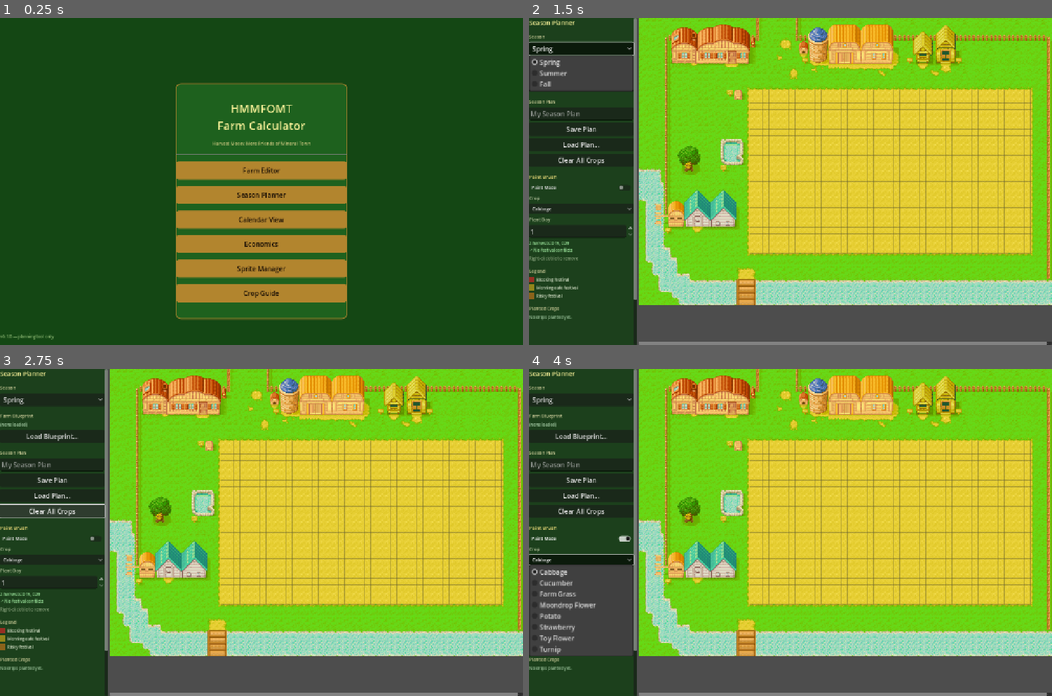
Above: before the commit, frames 1-4 (two rows, left to right).
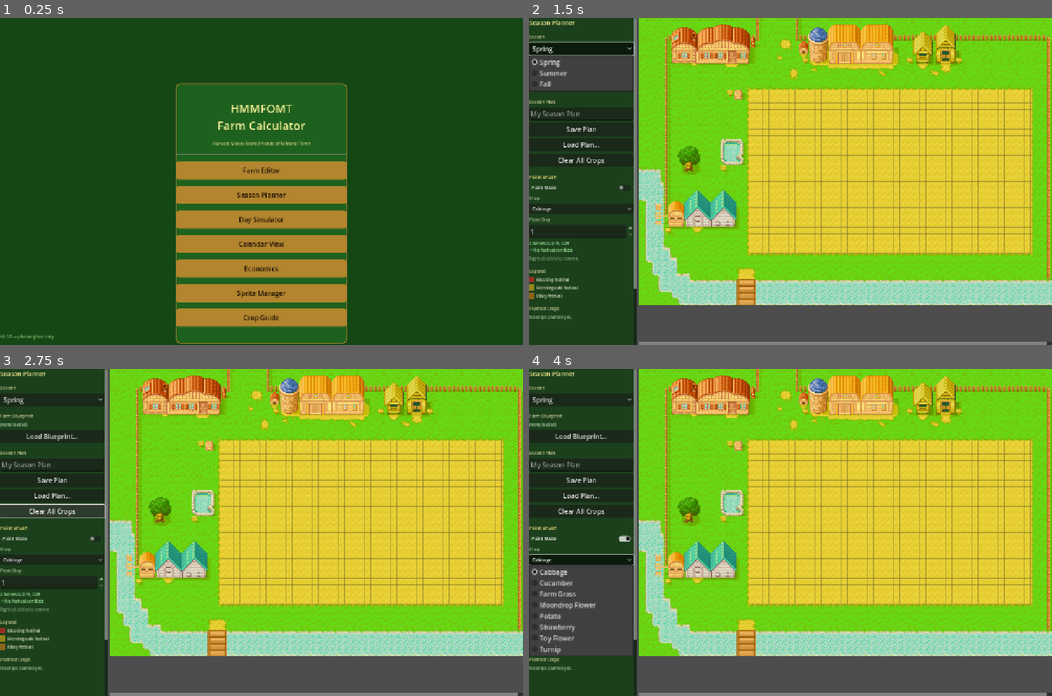
Above: after the commit, the same moments.

Repository: Atledbet11/hmmfomt-calculator
Game: Godot game, scene res://scenes/main_menu.tscn
The game is run twice, just before and just after one commit, with the same random seed, the same clock (stepped at 60 frames per second) and the same inputs.
Inputs:
- Up to frame 1 (0.25 s): no input
- Up to frame 2 (1.5 s): click "Season Planner" at 0.5 s; click "Spring" at 1.25 s
- Up to frame 3 (2.75 s): click "Clear All Crops" at 2 s
- Up to frame 4 (4 s): click "Paint Mode" at 2.75 s; click "Cabbage" at 3.5 s

The runs differ from the first frame. In frame 1, 3.9% of the frame differs, in the area x 33-67%, y 60-100%; in frame 2, less than 0.1%; in frame 3, less than 0.1%; in frame 4, less than 0.1%.

Commit message:
Add Day Simulator — phase 1 & 2 of calendar simulator
- calculator.gd: add get_crop_stage(crop_id, plant_day, current_day) -> int
  Computes the growth stage of any tile on any day, handling initial
  growth, regrow cycles, and non-regrow replant cycles. Adds private
  _stage_from_elapsed() helper.

- day_simulator.gd + scene: new Day Simulator screen
  - Prev/Next day buttons and ▶ Play mode with 4 speed settings
  - Farm map overlay: each planted tile colored by growth stage
    (dark = seeds, brightening to full color = ripe, gold border when ready)
  - Left sidebar shows today's tasks: harvests (by crop), replants,
    tiles to water (grouped by crop name)
  - Tomorrow preview: harvest count, replant count, water count, festivals
  - Season stats: gold earned today, spent today, cumulative gross/net
  - Play resets to day 1 automatically if already at day 30

- main_menu.gd: add Day Simulator button
- season_planner.gd: add Day Simulator → button to sidebar

Phase 3 (real crop sprites) and phase 4 (play-mode polish) deferred.

Co-Authored-By: Claude Sonnet 4.6 <noreply@anthropic.com>

Diff:
--- a/core/calculator.gd
+++ b/core/calculator.gd
@@ -95,6 +95,55 @@
 		if get_harvest_count(crop_id, day) >= max_count:
 			return day
 	return 1
+
+
+# Returns which growth stage (0 = seeds, last = ripe) a crop is in on current_day.
+# Returns -1 if the crop hasn't been planted yet or is finished for the season.
+func get_crop_stage(crop_id: String, plant_day: int, current_day: int) -> int:
+	var crop: Dictionary = CropsData.get_crop(crop_id)
+	if crop.is_empty() or current_day < plant_day:
+		return -1
+
+	var stage_days: Array  = crop.get("stage_days",    []) as Array
+	var first_harvest: int = int(crop.get("first_harvest", 0))
+	var regrow_days: int   = int(crop.get("regrow_days",   0))
+	var ripe_stage: int    = stage_days.size()  # index of the "ripe" state
+	var elapsed: int       = current_day - plant_day
+
+	# Harvest day → always show ripe regardless of cycle arithmetic
+	if current_day in get_harvest_days(crop_id, plant_day):
+		return ripe_stage
+
+	if regrow_days > 0:
+		# Regrow crop: grows, harvests, then cycles back through a portion of stages
+		if elapsed < first_harvest:
+			return _stage_from_elapsed(elapsed, stage_days)
+		else:
+			var cycle_pos: int   = (elapsed - first_harvest) % regrow_days
+			var regrow_start: int = first_harvest - regrow_days
+			return _stage_from_elapsed(regrow_start + cycle_pos, stage_days)
+	else:
+		# Non-regrow (replant) crop
+		var harvest_days: Array = get_harvest_days(crop_id, plant_day)
+		if harvest_days.is_empty():
+			# Planted too late to ever harvest — show growing up to ripe-1
+			return _stage_from_elapsed(min(elapsed, first_harvest - 1), stage_days)
+		var last_harvest: int = int(harvest_days[harvest_days.size() - 1])
+		if current_day > last_harvest:
+			return -1  # done for the season
+		var cycle_pos: int = elapsed % first_harvest
+		return _stage_from_elapsed(cycle_pos, stage_days)
+
+
+# Maps elapsed days since planting to a stage index using the stage_days array.
+func _stage_from_elapsed(elapsed: int, stage_days: Array) -> int:
+	var cumulative: int = 0
+	for i in range(stage_days.size()):
+		var d: int = int(stage_days[i])
+		if elapsed < cumulative + d:
+			return i
+		cumulative += d
+	return stage_days.size()  # at or past ripe
 
 
 # Given a full season plan (array of {crop_id, plant_day, tile}),
--- /dev/null
+++ b/scenes/day_simulator.tscn
@@ -0,0 +1,10 @@
+[gd_scene load_steps=2 format=3]
+
+[ext_resource type="Script" path="res://scripts/day_simulator.gd" id="1"]
+
+[node name="DaySimulator" type="Control"]
+anchor_right = 1.0
+anchor_bottom = 1.0
+grow_horizontal = 2
+grow_vertical = 2
+script = ExtResource("1")
--- /dev/null
+++ b/scripts/day_simulator.gd
@@ -0,0 +1,524 @@
+# scripts/day_simulator.gd
+# Day-by-day season simulator — step through days, see crop states on the map,
+# review today's tasks and tomorrow's preview, and watch the season play out.
+extends Control
+
+# ── Constants ──────────────────────────────────────────────────────────────────
+const FIELD_OFFSET : Vector2 = Vector2(272.0, 176.0)
+const TILE_SIZE    : int     = 16
+const FIELD_COLS   : int     = 43
+const FIELD_ROWS   : int     = 25
+
+const COL_BG           := Color(0.06, 0.18, 0.06)
+const COL_PANEL        := Color(0.10, 0.26, 0.10)
+const COL_HEADER       := Color(0.98, 0.95, 0.60)
+const COL_TEXT         := Color(0.88, 0.92, 0.80)
+const COL_SUBTEXT      := Color(0.60, 0.75, 0.55)
+const COL_GOLD         := Color(0.95, 0.85, 0.20)
+const COL_GREEN        := Color(0.45, 0.90, 0.45)
+const COL_RED          := Color(0.90, 0.40, 0.40)
+const COL_WATER        := Color(0.40, 0.70, 1.00)
+const COL_TILLED       := Color(0.85, 0.72, 0.30, 0.35)
+const COL_RIPE_BORDER  := Color(1.00, 1.00, 0.30, 0.90)
+const COL_GRID         := Color(0.20, 0.20, 0.20, 0.28)
+const COL_FIELD_BORDER := Color(0.90, 0.75, 0.20, 0.80)
+
+const SEASON_MAPS := {
+	"spring": "res://assets/farm_maps/farm_spring.png",
+	"summer": "res://assets/farm_maps/farm_summer.png",
+	"fall":   "res://assets/farm_maps/farm_autumn.png",
+}
+
+# Play speeds: seconds per day advance
+const PLAY_SPEEDS       := [2.0, 1.0, 0.5, 0.2]
+const PLAY_SPEED_LABELS := ["Slow", "Normal", "Fast", "Very Fast"]
+
+# ── State ──────────────────────────────────────────────────────────────────────
+var _season      : String     = "spring"
+var _plan_entries: Array      = []
+var _schedule    : Dictionary = {}
+var _timeline    : Dictionary = {}
+var _current_day : int        = 1
+var _playing     : bool       = false
+var _speed_idx   : int        = 1      # default: Normal
+var _play_timer  : float      = 0.0
+
+# ── UI refs ────────────────────────────────────────────────────────────────────
+var _day_label    : Label
+var _task_box     : VBoxContainer
+var _tomorrow_box : VBoxContainer
+var _stats_box    : VBoxContainer
+var _grid_overlay : Control
+var _map_texture  : TextureRect
+var _play_btn     : Button
+var _speed_btn    : Button
+
+
+func _ready() -> void:
+	_season       = AppState.active_season
+	_plan_entries = AppState.active_plan_entries.duplicate()
+	_schedule     = Calculator.build_daily_schedule(_season, _plan_entries)
+	_timeline     = Economics.daily_gold_timeline(_season, _plan_entries)
+	_build_ui()
+	_refresh()
+
+
+func _process(delta: float) -> void:
+	if not _playing:
+		return
+	_play_timer += delta
+	if _play_timer >= PLAY_SPEEDS[_speed_idx]:
+		_play_timer = 0.0
+		if _current_day < Calculator.SEASON_LENGTH:
+			_current_day += 1
+			_refresh()
+		else:
+			_stop_play()
+
+
+# ── UI build ───────────────────────────────────────────────────────────────────
+
+func _build_ui() -> void:
+	set_anchors_and_offsets_preset(Control.PRESET_FULL_RECT)
+
+	var bg := ColorRect.new()
+	bg.color = COL_BG
+	bg.set_anchors_and_offsets_preset(Control.PRESET_FULL_RECT)
+	add_child(bg)
+
+	var root_vbox := VBoxContainer.new()
+	root_vbox.set_anchors_and_offsets_preset(Control.PRESET_FULL_RECT)
+	root_vbox.add_theme_constant_override("separation", 0)
+	add_child(root_vbox)
+
+	root_vbox.add_child(_make_top_bar())
+
+	var main_hbox := HBoxContainer.new()
+	main_hbox.size_flags_vertical = Control.SIZE_EXPAND_FILL
+	main_hbox.add_theme_constant_override("separation", 0)
+	root_vbox.add_child(main_hbox)
+
+	main_hbox.add_child(_make_sidebar())
+
+	# ── Farm map ────────────────────────────────────────────────────────────
+	var map_scroll := ScrollContainer.new()
+	map_scroll.size_flags_horizontal = Control.SIZE_EXPAND_FILL
+	map_scroll.size_flags_vertical   = Control.SIZE_EXPAND_FILL
+	main_hbox.add_child(map_scroll)
+
+	var map_container := Control.new()
+	map_container.custom_minimum_size = Vector2(1024, 704)
+	map_scroll.add_child(map_container)
+
+	_map_texture = TextureRect.new()
+	_map_texture.size = Vector2(1024, 704)
+	_map_texture.stretch_mode = TextureRect.STRETCH_KEEP
+	_map_texture.mouse_filter = Control.MOUSE_FILTER_IGNORE
+	map_container.add_child(_map_texture)
+	_load_season_map()
+
+	_grid_overlay = Control.new()
+	_grid_overlay.size = Vector2(1024, 704)
+	_grid_overlay.mouse_filter = Control.MOUSE_FILTER_IGNORE
+	_grid_overlay.draw.connect(_on_grid_draw)
+	map_container.add_child(_grid_overlay)
+
+
+func _make_top_bar() -> HBoxContainer:
+	var hbox := HBoxContainer.new()
+	hbox.custom_minimum_size = Vector2(0, 48)
+	hbox.add_theme_constant_override("separation", 8)
+
+	var title := Label.new()
+	title.text = "Day Simulator"
+	title.add_theme_font_size_override("font_size", 16)
+	title.add_theme_color_override("font_color", COL_HEADER)
+	title.custom_minimum_size = Vector2(140, 0)
+	hbox.add_child(title)
+
+	var spacer := Control.new()
+	spacer.size_flags_horizontal = Control.SIZE_EXPAND_FILL
+	hbox.add_child(spacer)
+
+	var btn_prev := Button.new()
+	btn_prev.text = "◀ Prev"
+	btn_prev.pressed.connect(func():
+		if _current_day > 1:
+			_current_day -= 1
+			_refresh()
+	)
+	hbox.add_child(btn_prev)
+
+	_day_label = Label.new()
+	_day_label.custom_minimum_size = Vector2(110, 0)
+	_day_label.horizontal_alignment = HORIZONTAL_ALIGNMENT_CENTER
+	_day_label.add_theme_font_size_override("font_size", 16)
+	_day_label.add_theme_color_override("font_color", COL_HEADER)
+	hbox.add_child(_day_label)
+
+	var btn_next := Button.new()
+	btn_next.text = "Next ▶"
+	btn_next.pressed.connect(func():
+		if _current_day < Calculator.SEASON_LENGTH:
+			_current_day += 1
+			_refresh()
+	)
+	hbox.add_child(btn_next)
+
+	var sep := Control.new()
+	sep.custom_minimum_size = Vector2(12, 0)
+	hbox.add_child(sep)
+
+	_play_btn = Button.new()
+	_play_btn.text = "▶ Play"
+	_play_btn.custom_minimum_size = Vector2(80, 0)
+	_play_btn.pressed.connect(_toggle_play)
+	hbox.add_child(_play_btn)
+
+	_speed_btn = Button.new()
+	_speed_btn.custom_minimum_size = Vector2(130, 0)
+	_speed_btn.pressed.connect(_cycle_speed)
+	hbox.add_child(_speed_btn)
+	_update_speed_label()
+
+	var sep2 := Control.new()
+	sep2.custom_minimum_size = Vector2(12, 0)
+	hbox.add_child(sep2)
+
+	var btn_planner := Button.new()
+	btn_planner.text = "← Planner"
+	btn_planner.pressed.connect(func():
+		get_tree().change_scene_to_file("res://scenes/season_planner.tscn")
+	)
+	hbox.add_child(btn_planner)
+
+	var btn_menu := Button.new()
+	btn_menu.text = "Menu"
+	btn_menu.pressed.connect(func():
+		get_tree().change_scene_to_file("res://scenes/main_menu.tscn")
+	)
+	hbox.add_child(btn_menu)
+
+	return hbox
+
+
+func _make_sidebar() -> PanelContainer:
+	var panel := PanelContainer.new()
+	panel.custom_minimum_size = Vector2(240, 0)
+	panel.size_flags_vertical = Control.SIZE_EXPAND_FILL
+
+	var style := StyleBoxFlat.new()
+	style.bg_color = COL_PANEL
+	panel.add_theme_stylebox_override("panel", style)
+
+	var scroll := ScrollContainer.new()
+	scroll.size_flags_horizontal = Control.SIZE_EXPAND_FILL
+	scroll.size_flags_vertical   = Control.SIZE_EXPAND_FILL
+	scroll.horizontal_scroll_mode = ScrollContainer.SCROLL_MODE_DISABLED
+	panel.add_child(scroll)
+
+	var vbox := VBoxContainer.new()
+	vbox.size_flags_horizontal = Control.SIZE_EXPAND_FILL
+	vbox.add_theme_constant_override("separation", 6)
+	scroll.add_child(vbox)
+
+	# Today (populated in _refresh)
+	_task_box = VBoxContainer.new()
+	_task_box.size_flags_horizontal = Control.SIZE_EXPAND_FILL
+	_task_box.add_theme_constant_override("separation", 4)
+	vbox.add_child(_task_box)
+
+	vbox.add_child(HSeparator.new())
+
+	_add_lbl(vbox, "Tomorrow", 12, COL_HEADER)
+
+	_tomorrow_box = VBoxContainer.new()
+	_tomorrow_box.size_flags_horizontal = Control.SIZE_EXPAND_FILL
+	_tomorrow_box.add_theme_constant_override("separation", 4)
+	vbox.add_child(_tomorrow_box)
+
+	vbox.add_child(HSeparator.new())
+
+	_add_lbl(vbox, "Season Stats", 12, COL_HEADER)
+
+	_stats_box = VBoxContainer.new()
+	_stats_box.size_flags_horizontal = Control.SIZE_EXPAND_FILL
+	_stats_box.add_theme_constant_override("separation", 4)
+	vbox.add_child(_stats_box)
+
+	return panel
+
+
+func _load_season_map() -> void:
+	var path: String = SEASON_MAPS.get(_season, SEASON_MAPS["spring"])
+	var tex := load(path) as Texture2D
+	if tex:
+		_map_texture.texture = tex
+
+
+# ── Refresh ────────────────────────────────────────────────────────────────────
+
+func _refresh() -> void:
+	_day_label.text = "Day %02d / %d" % [_current_day, Calculator.SEASON_LENGTH]
+	_build_today_panel()
+	_build_tomorrow_panel()
+	_build_stats_panel()
+	_grid_overlay.queue_redraw()
+
+
+func _build_today_panel() -> void:
+	for c in _task_box.get_children():
+		c.queue_free()
+
+	var day_data : Dictionary = _schedule.get(_current_day, {})
+	var festival : Dictionary = day_data.get("festival", {})
+	var f_type   : String     = day_data.get("festival_type", "")
+
+	_add_lbl(_task_box, "Day %d  —  %s" % [_current_day, _season.capitalize()], 14, COL_HEADER)
+
+	# Festival
+	if not festival.is_empty():
+		var fc: Color = HolidaysData.get_festival_color(f_type).lightened(0.3)
+		_add_lbl(_task_box, "🎉 %s" % festival.get("name", ""), 11, fc)
+
+	# Harvests
+	var harvests: Array = day_data.get("harvests", [])
+	if not harvests.is_empty():
+		_add_lbl(_task_box, "Harvest (%d)" % harvests.size(), 11, COL_GOLD)
+		var by_crop: Dictionary = {}
+		for h in harvests:
+			var cname: String = CropsData.get_crop(h.crop_id).get("name", "?")
+			by_crop[cname] = by_crop.get(cname, 0) + 1
+		for cname in by_crop:
+			_add_lbl(_task_box, "  • %s × %d" % [cname, by_crop[cname]], 11, COL_TEXT)
+
+	# Replants (non-regrow crops being replanted on a harvest day)
+	var replants: Array = _get_replants_on(_current_day)
+	if not replants.is_empty():
+		_add_lbl(_task_box, "Replant (%d)" % replants.size(), 11, COL_GREEN)
+		var by_crop: Dictionary = {}
+		for cname in replants:
+			by_crop[cname] = by_crop.get(cname, 0) + 1
+		for cname in by_crop:
+			_add_lbl(_task_box, "  • %s × %d" % [cname, by_crop[cname]], 11, COL_TEXT)
+
+	# Watering
+	var water_tiles: Array = _get_water_tiles(_current_day)
+	if not water_tiles.is_empty():
+		# Group by crop name for a cleaner list
+		var by_crop: Dictionary = {}
+		for entry in water_tiles:
+			var cname: String = CropsData.get_crop(entry.crop_id).get("name", "?")
+			by_crop[cname] = by_crop.get(cname, 0) + 1
+		_add_lbl(_task_box, "Water (%d tiles)" % water_tiles.size(), 11, COL_WATER)
+		for cname in by_crop:
+			_add_lbl(_task_box, "  • %s × %d" % [cname, by_crop[cname]], 11, COL_TEXT)
+
+	if harvests.is_empty() and replants.is_empty() and water_tiles.is_empty() and festival.is_empty():
+		_add_lbl(_task_box, "Nothing to do today.", 11, COL_SUBTEXT)
+
+
+func _build_tomorrow_panel() -> void:
+	for c in _tomorrow_box.get_children():
+		c.queue_free()
+
+	if _current_day >= Calculator.SEASON_LENGTH:
+		_add_lbl(_tomorrow_box, "End of season.", 11, COL_SUBTEXT)
+		return
+
+	var next_day  : int        = _current_day + 1
+	var day_data  : Dictionary = _schedule.get(next_day, {})
+	var festival  : Dictionary = day_data.get("festival", {})
+	var f_type    : String     = day_data.get("festival_type", "")
+	var harvests  : Array      = day_data.get("harvests", [])
+	var replants  : Array      = _get_replants_on(next_day)
+	var water_cnt : int        = _get_water_tiles(next_day).size()
+	var nothing   : bool       = harvests.is_empty() and replants.is_empty() and water_cnt == 0 and festival.is_empty()
+
+	if not festival.is_empty():
+		var fc: Color = HolidaysData.get_festival_color(f_type).lightened(0.3)
+		_add_lbl(_tomorrow_box, "🎉 %s" % festival.get("name", ""), 11, fc)
+
+	if not harvests.is_empty():
+		_add_lbl(_tomorrow_box, "🌾 Harvest: %d crops" % harvests.size(), 11, COL_GOLD)
+
+	if not replants.is_empty():
+		_add_lbl(_tomorrow_box, "🌱 Replant: %d tiles" % replants.size(), 11, COL_GREEN)
+
+	if water_cnt > 0:
+		_add_lbl(_tomorrow_box, "💧 Water: %d tiles" % water_cnt, 11, COL_WATER)
+
+	if nothing:
+		_add_lbl(_tomorrow_box, "Nothing scheduled.", 11, COL_SUBTEXT)
+
+
+func _build_stats_panel() -> void:
+	for c in _stats_box.get_children():
+		c.queue_free()
+
+	var td: Dictionary = _timeline.get(_current_day, {})
+	var earned: int = td.get("earned_today",    0)
+	var spent : int = td.get("spent_today",     0)
+	var gross : int = td.get("cumulative_gross", 0)
+	var costs : int = td.get("cumulative_costs", 0)
+	var net   : int = td.get("cumulative_net",   0)
+
+	if earned > 0:
+		_add_lbl(_stats_box, "Earned today:  +%dG" % earned, 11, COL_GOLD)
+	if spent > 0:
+		_add_lbl(_stats_box, "Spent today:   -%dG" % spent, 11, COL_RED)
+	_add_lbl(_stats_box, "Gross to date:  %dG" % gross, 11, COL_TEXT)
+	_add_lbl(_stats_box, "Costs to date:  %dG" % costs, 11, COL_TEXT)
+	_add_lbl(_stats_box, "Net to date:    %+dG" % net, 11, COL_GREEN if net >= 0 else COL_RED)
+
+
+# ── Task helpers ───────────────────────────────────────────────────────────────
+
+# Returns crop names of non-regrow tiles being replanted on `day`.
+func _get_replants_on(day: int) -> Array:
+	var result: Array = []
+	for entry in _plan_entries:
+		var crop_id  : String = entry.get("crop_id",  "")
+		var plant_day: int    = entry.get("plant_day", 1)
+		var crop     : Dictionary = CropsData.get_crop(crop_id)
+		if crop.is_empty() or int(crop.get("regrow_days", 0)) > 0:
+			continue
+		# get_planting_days[0] is the initial plant; the rest are replant days
+		var pdays: Array = Calculator.get_planting_days(crop_id, plant_day)
+		for i in range(1, pdays.size()):
+			if int(pdays[i]) == day:
+				result.append(crop.get("name", crop_id))
+				break
+	return result
+
+
+# Returns plan entries whose crops need watering on `day`
+# (active, not a harvest day, not farm_grass).
+func _get_water_tiles(day: int) -> Array:
+	# Build set of tiles being harvested today for quick lookup
+	var harvest_tiles: Dictionary = {}
+	var day_data: Dictionary = _schedule.get(day, {})
+	for h in day_data.get("harvests", []):
+		harvest_tiles[h.tile] = true
+
+	var result: Array = []
+	for entry in _plan_entries:
+		var crop_id  : String   = entry.get("crop_id",  "")
+		var plant_day: int      = entry.get("plant_day", 1)
+		var tile     : Vector2i = entry.get("tile", Vector2i(-1, -1))
+		if crop_id == "farm_grass":
+			continue
+		var stage: int = Calculator.get_crop_stage(crop_id, plant_day, day)
+		if stage < 0:
+			continue  # not active
+		if harvest_tiles.has(tile):
+			continue  # harvested today, no watering needed
+		result.append(entry)
+	return result
+
+
+# ── Play mode ──────────────────────────────────────────────────────────────────
+
+func _toggle_play() -> void:
+	_playing = not _playing
+	if _playing:
+		# If already at the end, restart from day 1
+		if _current_day >= Calculator.SEASON_LENGTH:
+			_current_day = 1
+			_refresh()
+		_play_btn.text = "⏸ Pause"
+		_play_timer = 0.0
+	else:
+		_stop_play()
+
+
+func _stop_play() -> void:
+	_playing = false
+	_play_btn.text = "▶ Play"
+
+
+func _cycle_speed() -> void:
+	_speed_idx = (_speed_idx + 1) % PLAY_SPEEDS.size()
+	_update_speed_label()
+
+
+func _update_speed_label() -> void:
+	_speed_btn.text = "Speed: %s" % PLAY_SPEED_LABELS[_speed_idx]
+
+
+# ── Drawing ────────────────────────────────────────────────────────────────────
+
+func _on_grid_draw() -> void:
+	var overlay := _grid_overlay
+
+	# Tilled tile base
+	for t in AppState.active_tilled_tiles:
+		overlay.draw_rect(_tile_rect(t), COL_TILLED)
+
+	# Crop growth stage overlays
+	for entry in _plan_entries:
+		var crop_id  : String   = entry.get("crop_id",  "")
+		var plant_day: int      = entry.get("plant_day", 1)
+		var tile     : Vector2i = entry.get("tile", Vector2i(-1, -1))
+		var crop     : Dictionary = CropsData.get_crop(crop_id)
+		if crop.is_empty():
+			continue
+
+		var stage    : int   = Calculator.get_crop_stage(crop_id, plant_day, _current_day)
+		if stage < 0:
+			continue  # not yet planted or done for the season
+
+		var num_stages  : int   = (crop.get("stage_days", []) as Array).size()
+		var crop_color  : Color = crop.get("color", Color.WHITE) as Color
+		var rect        : Rect2 = _tile_rect(tile)
+
+		if stage >= num_stages:
+			# Ripe — full crop color with a gold border
+			overlay.draw_rect(rect, crop_color.lightened(0.1))
+			overlay.draw_rect(rect, COL_RIPE_BORDER, false, 1.5)
+		else:
+			# Growing — darken proportionally to show progress
+			var progress: float = float(stage) / float(max(num_stages, 1))
+			var draw_color: Color = crop_color.darkened(0.65 - progress * 0.55)
+			overlay.draw_rect(rect, draw_color)
+
+	# Grid lines
+	for col in range(FIELD_COLS + 1):
+		var x: float = FIELD_OFFSET.x + col * TILE_SIZE
+		overlay.draw_line(
+			Vector2(x, FIELD_OFFSET.y),
+			Vector2(x, FIELD_OFFSET.y + FIELD_ROWS * TILE_SIZE),
+			COL_GRID, 1.0
+		)
+	for row in range(FIELD_ROWS + 1):
+		var y: float = FIELD_OFFSET.y + row * TILE_SIZE
+		overlay.draw_line(
+			Vector2(FIELD_OFFSET.x, y),
+			Vector2(FIELD_OFFSET.x + FIELD_COLS * TILE_SIZE, y),
+			COL_GRID, 1.0
+		)
+
+	# Field border
+	overlay.draw_rect(
+		Rect2(FIELD_OFFSET, Vector2(FIELD_COLS * TILE_SIZE, FIELD_ROWS * TILE_SIZE)),
+		COL_FIELD_BORDER, false, 2.0
+	)
+
+
+func _tile_rect(tile: Vector2i) -> Rect2:
+	return Rect2(
+		FIELD_OFFSET + Vector2(tile.x * TILE_SIZE, tile.y * TILE_SIZE),
+		Vector2(TILE_SIZE, TILE_SIZE)
+	)
+
+
+# ── Label helper ───────────────────────────────────────────────────────────────
+
+func _add_lbl(parent: Control, text: String, size: int, color: Color) -> void:
+	var lbl := Label.new()
+	lbl.text = text
+	lbl.add_theme_font_size_override("font_size", size)
+	lbl.add_theme_color_override("font_color", color)
+	lbl.size_flags_horizontal = Control.SIZE_EXPAND_FILL
+	lbl.autowrap_mode = TextServer.AUTOWRAP_WORD_SMART
+	parent.add_child(lbl)
--- a/scripts/main_menu.gd
+++ b/scripts/main_menu.gd
@@ -13,6 +13,7 @@
 const SCENES := {
 	"Farm Editor":     "res://scenes/farm_editor.tscn",
 	"Season Planner":  "res://scenes/season_planner.tscn",
+	"Day Simulator":   "res://scenes/day_simulator.tscn",
 	"Calendar View":   "res://scenes/calendar_view.tscn",
 	"Economics":       "res://scenes/economics_panel.tscn",
 	"Sprite Manager":  "res://scenes/sprite_manager.tscn",
--- a/scripts/season_planner.gd
+++ b/scripts/season_planner.gd
@@ -211,6 +211,9 @@
 	vbox.add_child(_make_button("Crop Guide", func():
 		AppState.crop_reference_back_scene = "res://scenes/season_planner.tscn"
 		get_tree().change_scene_to_file("res://scenes/crop_reference.tscn")
+	))
+	vbox.add_child(_make_button("Day Simulator →", func():
+		get_tree().change_scene_to_file("res://scenes/day_simulator.tscn")
 	))
 	vbox.add_child(_make_button("View Calendar →", func():
 		get_tree().change_scene_to_file("res://scenes/calendar_view.tscn")
